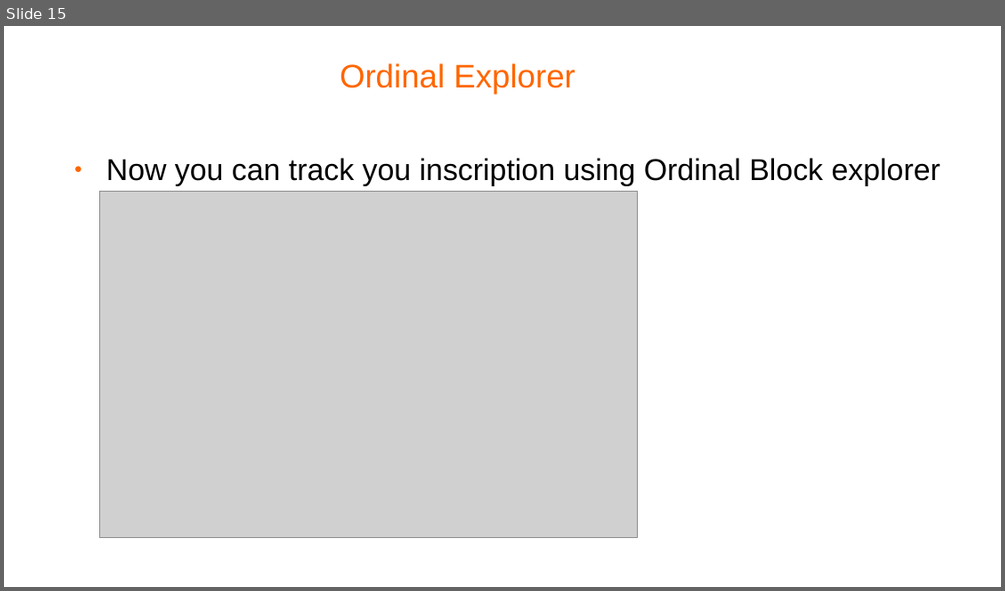
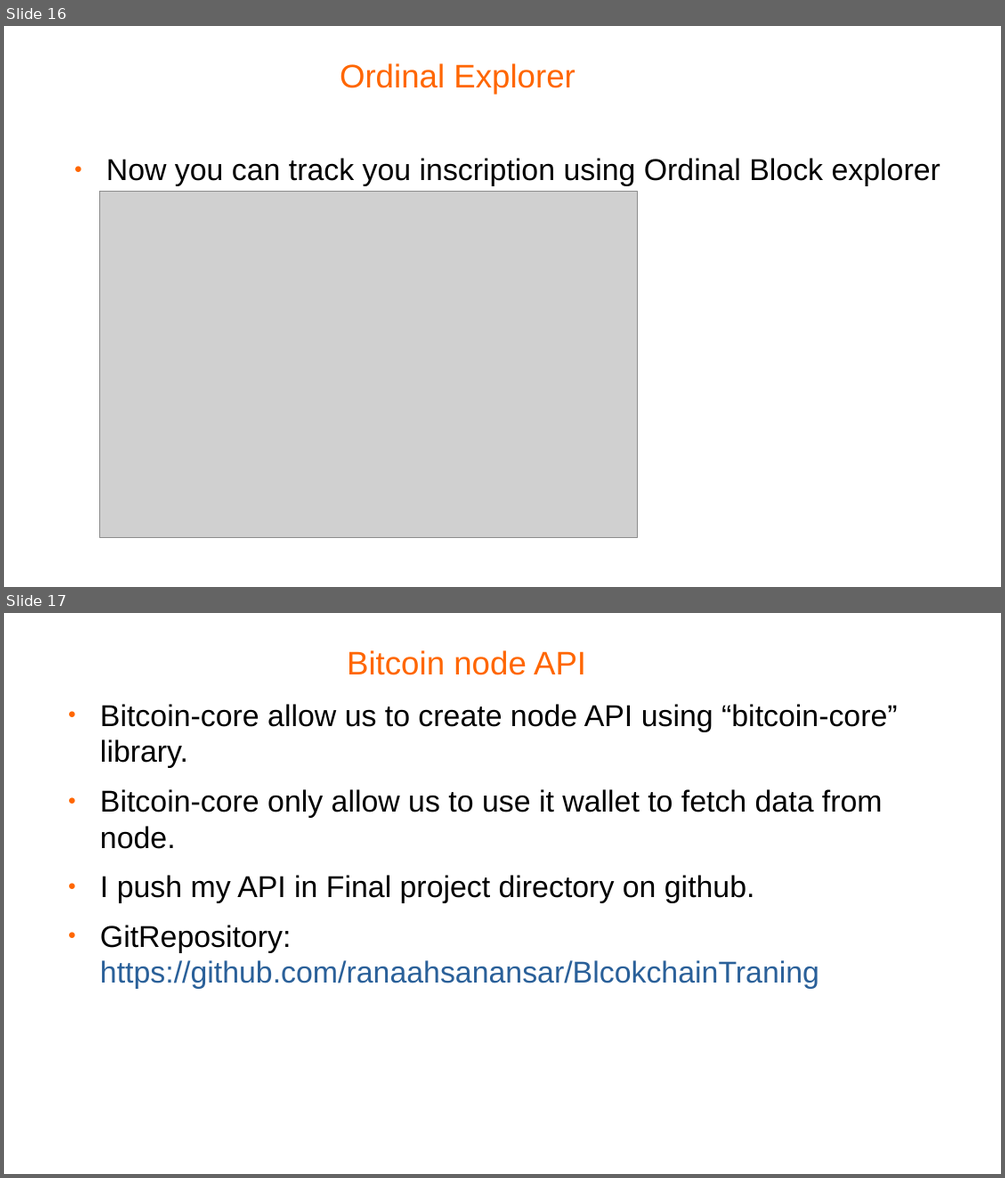
Before and after one commit to ranaahsanansar/BlcokchainTraning, a slide deck: FinalProject/BTC NFT Ordinal Protocol.odp. Shown one above the other, each under a label of ours: slide 15 before the commit, slides 16 and 17 after it. The pictures are 1005x591 and 1005x1178 pixels, drawn with LibreOffice and Linux fonts; fonts in the diff are those of the drawing; grey boxes stand for pictures; background and template pictures are left out. Boxes give left, top, right and bottom in pixels: in the first picture for what was removed or moved away, otherwise in the second. Text is boxed around its words. In the diff, an @@ line names an element or a change of style, - is before the commit and + after.

Commit message:
Final Project

```diff
--- a/FinalProject/BTC NFT Ordinal Protocol.odp
+++ b/FinalProject/BTC NFT Ordinal Protocol.odp
@@ slide 17 added at (4, 613, 1001, 1174), background #FFFFFF @@
@@ title added at (347, 650, 586, 675), 26 pt, text #FF6600 @@
+Bitcoin node API
@@ text added at (100, 704, 898, 989), 24 pt, text #000000 @@
+● Bitcoin-core allow us to create node API using “bitcoin-core” library.
+● Bitcoin-core only allow us to use it wallet to fetch data from node.
+● I push my API in Final project directory on github.
+● GitRepository: https://github.com/ranaahsanansar/BlcokchainTraning
@@ what was slide 15 is now slide 16 @@
```
Also in this commit, not shown: 1 slide changed, 1 other slide added, 1 other file.
